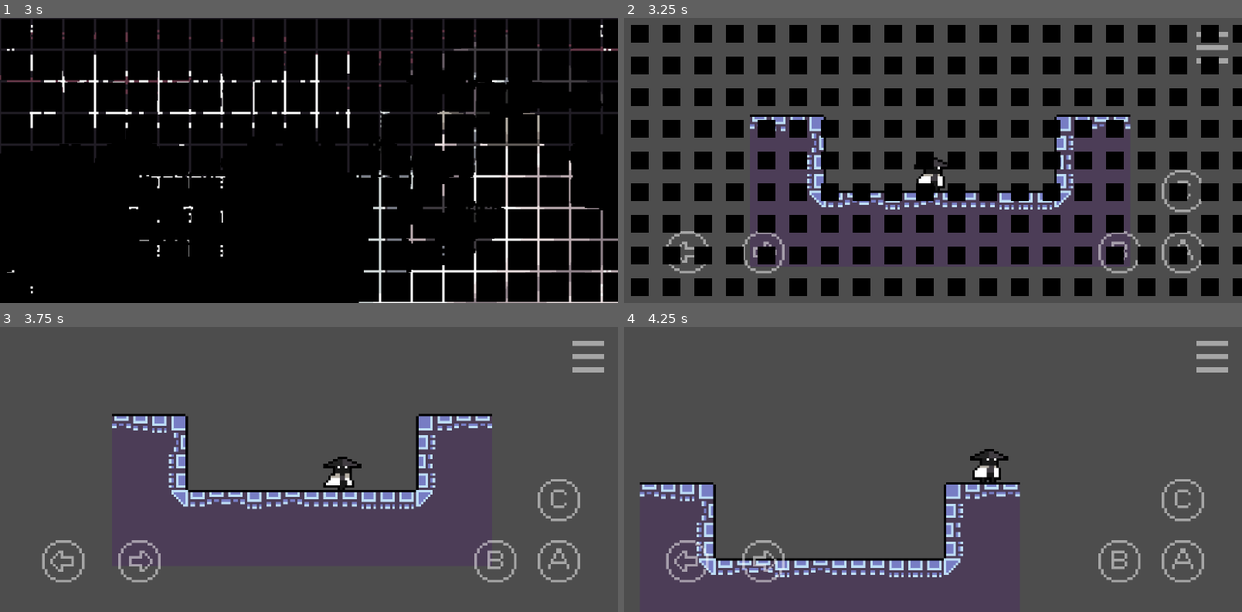
Above: before the commit, frames 1-4 (two rows, left to right).
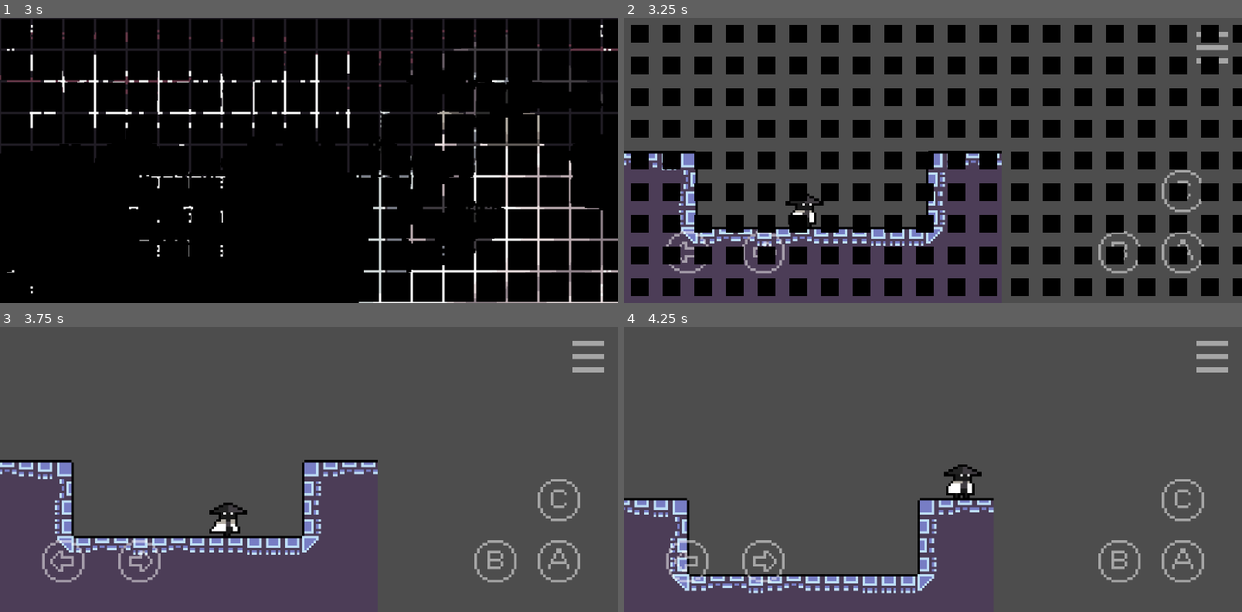
Above: after the commit, the same moments.

Repository: mowen88/mv_v1.0
Game: Godot game, scene res://states/splash_state/splash_state.tscn
Two runs of this game, one before a commit and one after it. Both use one fixed random seed, a clock stepped at 60 frames per second and the inputs below.
Inputs:
- Up to frame 1 (3 s): tap Enter at 0.5 s; hold Right (move_right) 0.53-2.03 s; tap Z (jump) at 0.77, 1.52 s; tap Space at 2 s; hold Left (move_left) 2.03-2.75 s; click "New Game" at 2.75 s
- Up to frame 2 (3.25 s): no input
- Up to frame 3 (3.75 s): hold Right (move_right) from 3.53 s (still down)
- Up to frame 4 (4.25 s): keep holding Right (move_right); tap Z (jump) at 3.77 s

Frame 1 is identical in both runs. In frame 2, 4.9% of the frame differs, in the area x 0-82%, y 33-80%; in frame 3, 7.5%, in the area x 0-80%, y 30-80%; in frame 4, 7.1%.

Commit message:
Tidy camera and check for camera limits

Diff:
--- a/states/world_state/rooms/01_a/01_a.tscn
+++ b/states/world_state/rooms/01_a/01_a.tscn
@@ -13,6 +13,12 @@
 tile_map_data = PackedByteArray("AAApACgAAAARAAAAAAAqACgAAAAQAAAAAAArACgAAAAQAAAAAAAsACgAAAAPAAAAAAAtACgAAAARAAAAAAAuAC …(1712 unchanged characters)…
 tile_set = ExtResource("2_uak8j")
 
+[node name="CameraLimits" parent="." index="3" unique_id=671455297]
+offset_left = 297.0
+offset_top = 161.0
+offset_right = 673.0
+offset_bottom = 352.0
+
 [node name="0" type="Marker2D" parent="Spawns" parent_id_path=PackedInt32Array(214822847) index="0" unique_id=1545362515]
 position = Vector2(373, 305)
 
--- a/states/world_state/world_state.gd
+++ b/states/world_state/world_state.gd
@@ -9,7 +9,7 @@
 var in_cutscene = false
 
 func _ready():
-	# Instantiates the first room with room strign and spawn point paramters
+	# Instantiates the first room with room string and spawn point paramters
 	_load_room("res://states/world_state/rooms/01_a/01_a.tscn", 0)
 
 func _process(_delta):
@@ -43,13 +43,10 @@
 
 	)
 
-## Instantiating and setting up any room
+# Instantiating and setting up any room
 func _load_room(room_path: String, spawn_id: int) -> void:
 
 	current_room_node = null
-
-	# disable camera smoothing
-	game_camera.position_smoothing_enabled = false
 
 	var next_room_scene = load(room_path)
 
@@ -60,27 +57,17 @@
 
 	# Set the player position to the spawn node
 	player.global_position = spawn_node.global_position
-
-	# Handle camera boundaries, targets, and matrix synchronization
-	_snap_camera_to_current_room()
-
-	# wait for one process frame and reeanable the camera smoothing
-	await get_tree().process_frame
-	game_camera.position_smoothing_enabled = true
-
-
-# Update boundaries and instantly snap the camera
-func _snap_camera_to_current_room():
-	if not current_room_node:
-		return
-
-	# Establish the boundary walls
+	# Set the camera target to the player as default
+	camera_target.global_position = player.global_position
+	# Snap the camera position to the player
+	game_camera.global_position = player.global_position
+	# Update the new room camera limits
 	_update_camera_limits(current_room_node)
-	# Align your tracking anchor node directly to the player's location
-	camera_target.global_position = player.global_position
+	# Reset camera smoothing buffer
+	game_camera.reset_smoothing()
 
 func _update_camera_limits(room_node):
-	var limits = room_node.get_node_or_null("Limits") as ReferenceRect
+	var limits = room_node.get_node_or_null("CameraLimits") as ReferenceRect
 	if limits:
 		game_camera.limit_left = int(limits.global_position.x)
 		game_camera.limit_top = int(limits.global_position.y)
--- a/states/world_state/world_state.tscn
+++ b/states/world_state/world_state.tscn
@@ -15,7 +15,7 @@
 zoom = Vector2(9, 9)
 process_callback = 0
 position_smoothing_enabled = true
-position_smoothing_speed = 4.0
+position_smoothing_speed = 8.0
 
 [node name="CameraTarget" type="Node2D" parent="." unique_id=359759800]
 
